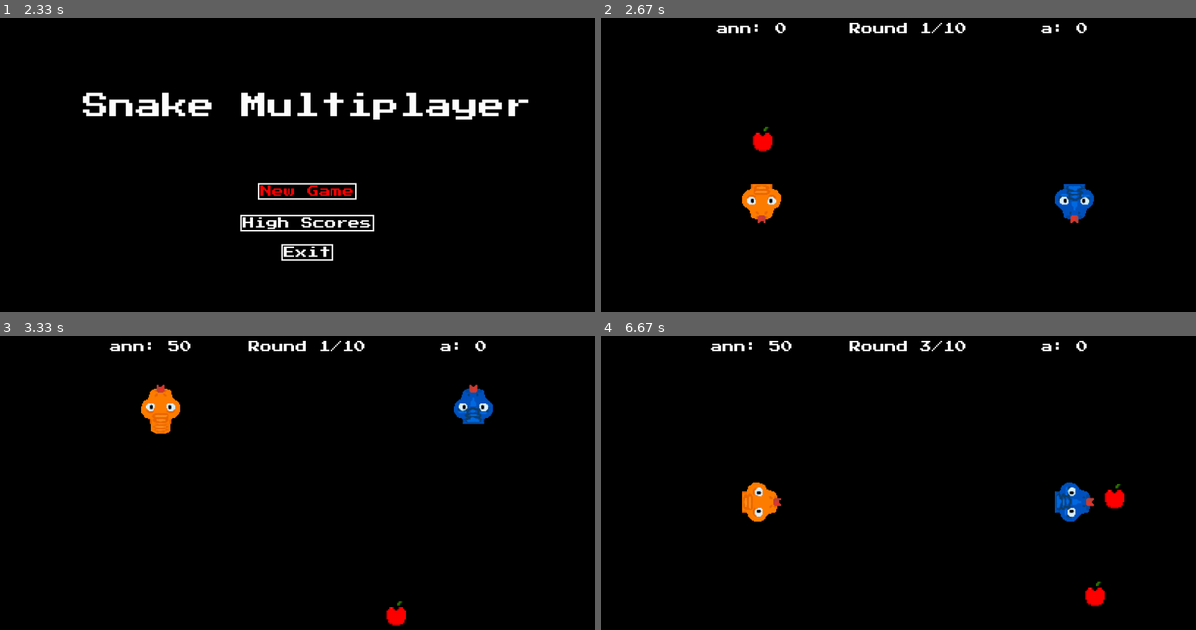
Above: before the commit, frames 1-4 (two rows, left to right).
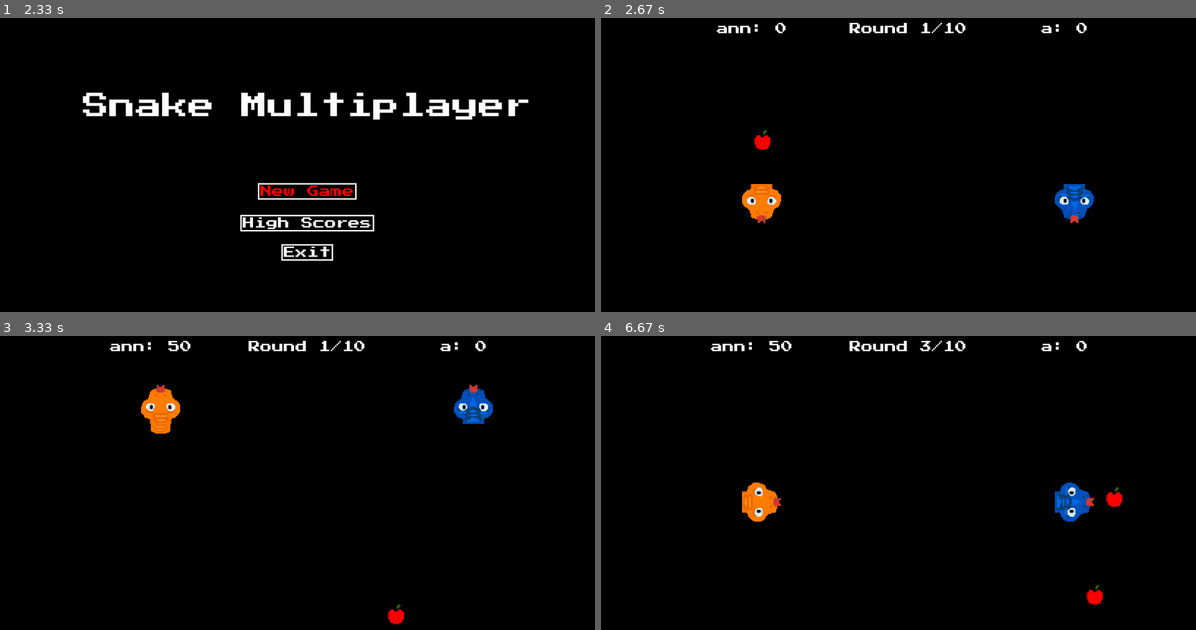
Above: after the commit, the same moments.

Repository: Rainbowmindd/PyGame-Snake
Game: pygame game, started from main.py
Same seed, same stepped clock (60 frames per second), same inputs: the game is played once before the commit and once after it.
Inputs:
- Up to frame 1 (2.33 s): type "an" at 0.33 s; type "n" at 0.73 s; tap Enter at 0.97, 1.53 s; type "a" at 1.23 s
- Up to frame 2 (2.67 s): tap Enter at 2.37 s
- Up to frame 3 (3.33 s): hold Up 2.77-3.23 s; hold W 2.77-3.23 s
- Up to frame 4 (6.67 s): hold Right 3.9-4.37 s; hold D 3.9-4.37 s; hold Left 4.4-4.93 s; hold A 4.4-4.93 s; hold Down 4.97-5.27 s; hold S 4.97-5.27 s; hold Left 5.3-5.7 s; hold A 5.3-5.7 s; hold Up 5.73-6.1 s; hold W 5.73-6.1 s; hold Right from 6.13 s (still down); hold D from 6.13 s (still down)

Frame 1 is identical in both runs. In frame 2, 0.1% of the frame differs, in the area x 25-29%, y 36-46%; in frame 3, 0.1%; in frame 4, 0.2%, in the area x 81-88%, y 50-92%.

Commit message:
hot fixes

Diff:
--- a/apple.py
+++ b/apple.py
@@ -13,7 +13,7 @@
         self.last_spawn_time = 0
 
         self.image = pygame.image.load("assets/sprites/apple.png")
-        scale_factor = 5
+        scale_factor = 4
         self.image_original = pygame.transform.scale(
             self.image,
             (int(GRID_SIZE * scale_factor), int(GRID_SIZE * scale_factor))
--- a/highscores.json
+++ b/highscores.json
@@ -1 +1 @@
-[{"player1": {"name": "Julia", "score": 700}, "player2": {"name": "ddddddd", "score": 650}, "winner": "Julia"}, {"player1": {"name": "aaa", "score": 0}, "player2": {"name": "bbb", "score": 0}, "winner": "bbb"}]
+[{"player1": {"name": "Aneta", "score": 2950}, "player2": {"name": "Ania", "score": 3350}, "winner": "Ania"}, {"player1": {"name": "filip", "score": 2700}, "player2": {"name": "wiktoria", "score": 2550}, "winner": "filip"}]
--- a/main.py
+++ b/main.py
@@ -1,4 +1,5 @@
 from game import Game
+
 
 if __name__=='__main__':
     game = Game()
